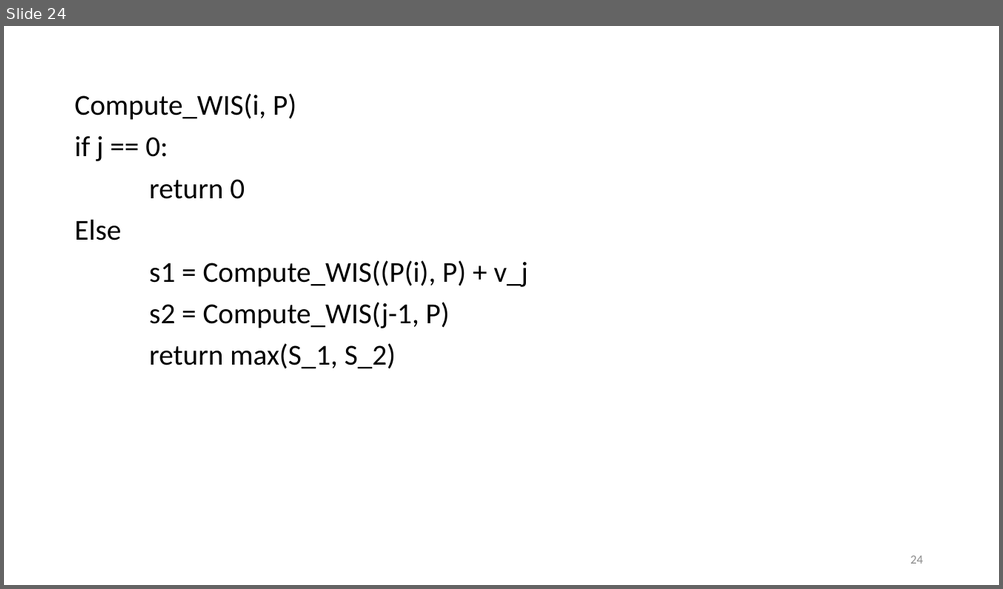
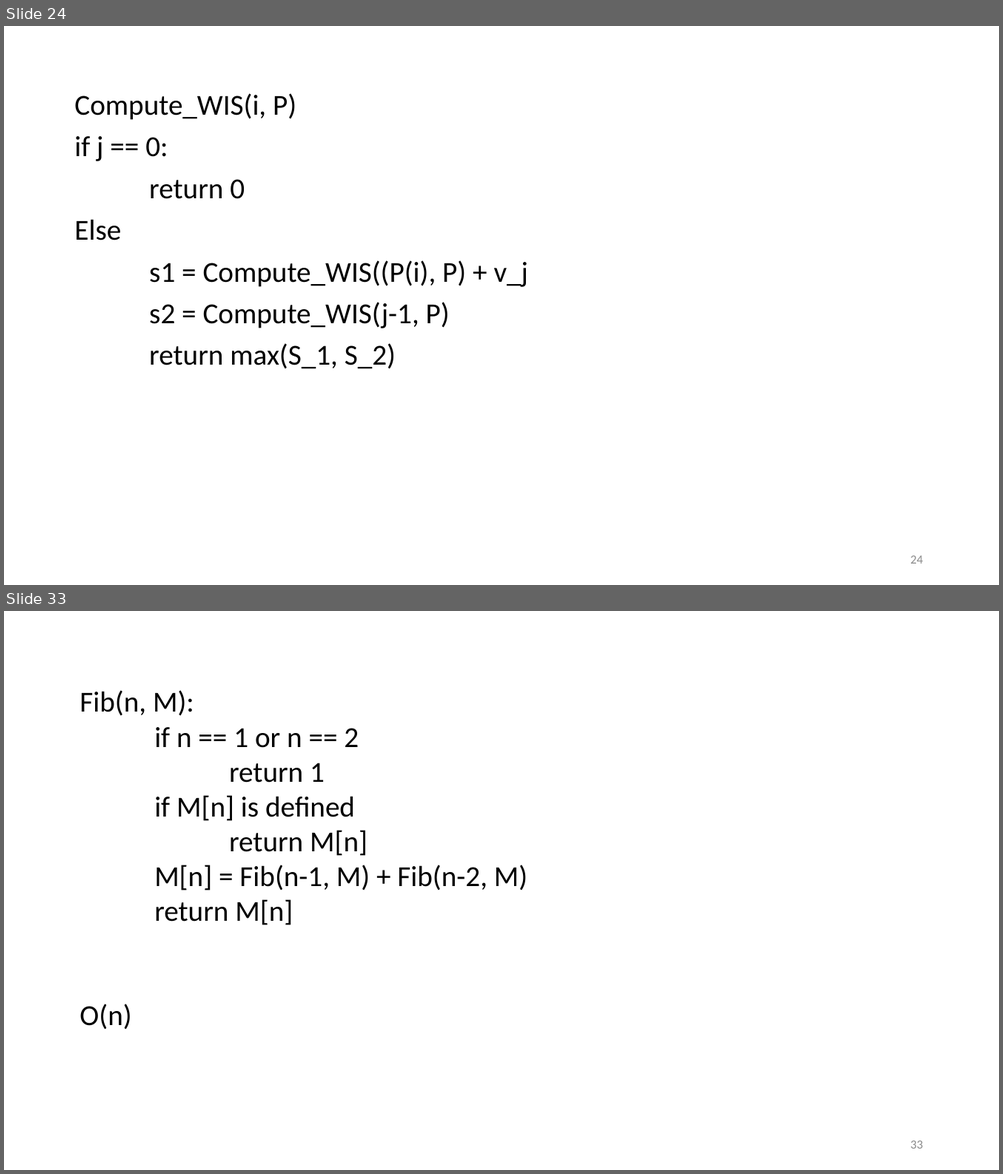
Before and after one commit to jonathonyan/CSC373, a slide deck: Week3/Week 3.pptx. Shown one above the other, each under a label of ours: slide 24 before the commit, slides 24 and 33 after it; the slides between them are not shown. The pictures are 1003x589 and 1003x1174 pixels, drawn with LibreOffice and Linux fonts; fonts in the diff are those of the drawing. Boxes give left, top, right and bottom in pixels: in the first picture for what was removed or moved away, otherwise in the second. Text is boxed around its words. In the diff, an @@ line names an element or a change of style, - is before the commit and + after.

```diff
--- a/Week3/Week 3.pptx
+++ b/Week3/Week 3.pptx
@@ slide 33 added at <box>4,611,999,1170</box>, background #FFFFFF @@
@@ text added at <box>79,690,527,1030</box>, 28 pt, text #000000 @@
+Fib(n, M):
+if n == 1 or n == 2
+return 1
+if M[n] is defined
+return M[n]
+M[n] = Fib(n-1, M) + Fib(n-2, M)
+return M[n]
+O(n)
@@ page number added at <box>910,1141,922,1149</box>, 12 pt, text #8C8C8C @@
+33
```
Also in this commit, not shown: 1 slide changed, 6 other slides added, 1 other file.
